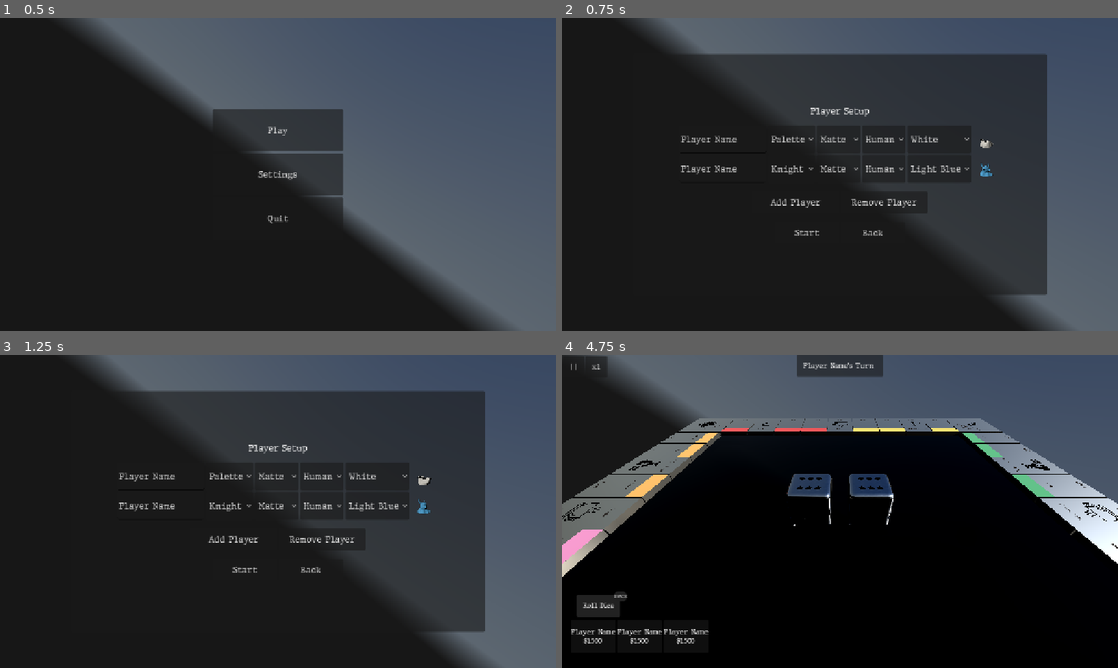
Above: before the commit, frames 1-4 (two rows, left to right).
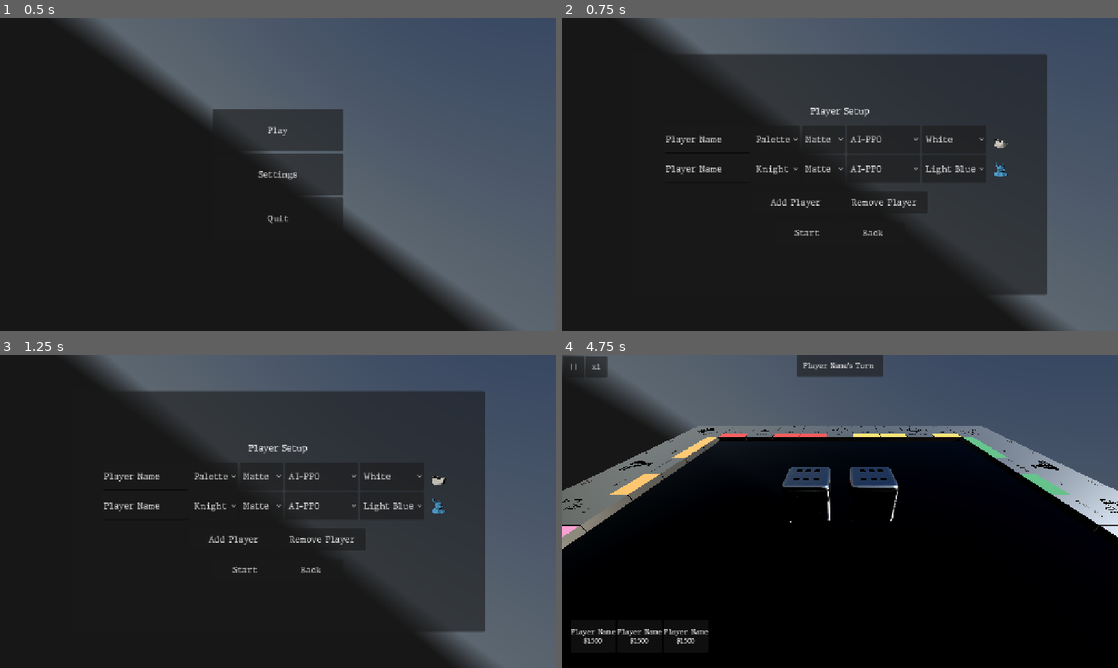
Above: after the commit, the same moments.

Repository: NeelayK/IISERpoly
Game: Godot game, scene res://main/main_menu/main_menu.tscn
Two runs of this game, one before a commit and one after it. Both use one fixed random seed, a clock stepped at 60 frames per second and the inputs below. A sky picture missing from this copy of the repository is replaced by a grey-blue gradient.
Inputs (mouse positions are in pixels of both pictures, inside the frame that each line leads up to):
- Up to frame 1 (0.5 s): no input
- Up to frame 2 (0.75 s): click "Play" at 0.5 s
- Up to frame 3 (1.25 s): no input
- Up to frame 4 (4.75 s): click (884, 477) at 1.25 s, where only the run before the commit has a clickable "Human"; click (884, 477) at 2 s, where only the run after the commit has a clickable "AI-PPO"; click "Add Player" at 2.75 s; click "Start" at 3.5 s; click (600, 605) at 4.25 s, where only the run before the commit has a clickable "Roll Dice"

Frame 1 is identical in both runs. In frame 2, 1.4% of the frame differs, in the area x 18-81%, y 37-51%; in frame 3, 1.5%; in frame 4, 9.7%, in the area x 0-100%, y 0-84%.

Commit message:
Add files via upload

Diff:
--- a/main/board_items/player.gd
+++ b/main/board_items/player.gd
@@ -10,6 +10,7 @@
 @onready var audio_player: AudioStreamPlayer3D = $AudioPlayer
 var negative_dice := false
 var is_in_jail := false
+var is_ppo := false
 var jail_turns := 0
 var is_ai := false
 var skip_turn = false
--- a/main/game_controller/game_controller.gd
+++ b/main/game_controller/game_controller.gd
@@ -294,6 +294,7 @@
 
 		new_player.player_name = config["name"]
 		new_player.is_ai = config["is_ai"]
+		new_player.is_ppo = config["is_ppo"]
 		new_player.move_finished.connect(_on_player_move_finished)
 		var player_mesh_instance = new_player.get_node("MeshInstance3D")
 		player_mesh_instance.mesh = config["model"]
--- a/main/main_menu/main_menu.gd
+++ b/main/main_menu/main_menu.gd
@@ -122,7 +122,8 @@
 
 	ai_select.clear()
 	ai_select.add_item("Human")
-	ai_select.add_item("AI")
+	ai_select.add_item("AI-PPO")
+	ai_select.add_item("AI-Heuristic")
 
 	shiny_select.clear()
 	shiny_select.add_item("Matte")
@@ -141,7 +142,7 @@
 	type_select.selected = current_count % GameConfig.FIGURINE_MESHES.size()
 	color_select.selected = current_count % GameConfig.ALLOWED_COLORS.size()
 	shiny_select.selected = 0
-	ai_select.selected = 0
+	ai_select.selected = 1
 
 	mesh_instance.mesh = GameConfig.FIGURINE_MESHES[type_select.selected]["model"]
 
@@ -165,8 +166,6 @@
 		else:
 			mat.metallic = 0.0
 			mat.roughness = 0.8
-
-	# --- 4. CONNECT SIGNALS ---
 	color_select.item_selected.connect(func(_idx): update_preview_mat.call())
 	shiny_select.item_selected.connect(func(_idx): update_preview_mat.call())
 
@@ -187,6 +186,7 @@
 			"color": GameConfig.ALLOWED_COLORS[row.get_node("ColorSelect").get_item_text(row.get_node("ColorSelect").selected)],
 			"model": GameConfig.FIGURINE_MESHES[row.get_node("TypeSelect").selected]["model"],
 			"is_ai": row.get_node("AISelect").selected > 0,
+			"is_ppo": row.get_node("AISelect").selected == 1,
 			"is_metal": row.get_node("ShinySelect").selected == 1
 		})
 	call_deferred("_go_to_game_scene")
--- a/main/ui/ui.gd
+++ b/main/ui/ui.gd
@@ -244,15 +244,16 @@
 		var lbl = Label.new()
 		lbl.horizontal_alignment = HORIZONTAL_ALIGNMENT_CENTER
 		lbl.text = "4x roll"
+		var lbl2 = Label.new()
+		lbl2.horizontal_alignment = HORIZONTAL_ALIGNMENT_CENTER
+		lbl2.text = "10x roll"
 		if current_level==1:
 			lbl.add_theme_color_override("font_color", Color.LIME_GREEN)
 		elif current_level==2:
-			lbl.add_theme_color_override("font_color", Color.CRIMSON)
+			lbl2.add_theme_color_override("font_color", Color.LIME_GREEN)
 		rent_list.add_child(lbl)
-		var lbl2 = Label.new()
-		lbl2.horizontal_alignment = HORIZONTAL_ALIGNMENT_CENTER
-		lbl2.text = "10x roll"
 		rent_list.add_child(lbl2)
+
 
 	elif tile.tile_type == BoardData.TileType.CORNER:
 		if tile.tile_data.get("name") == "Library":
